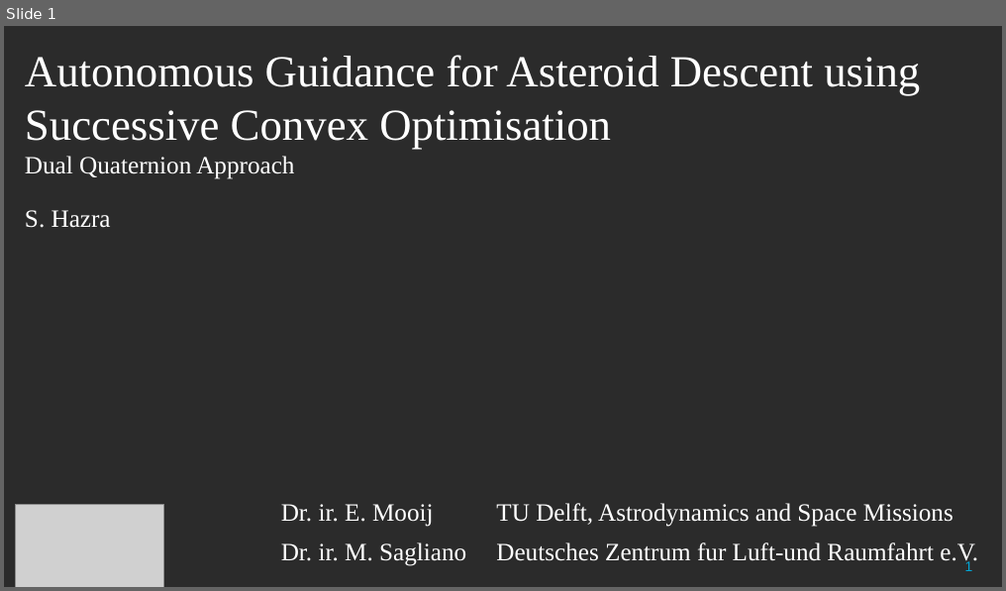
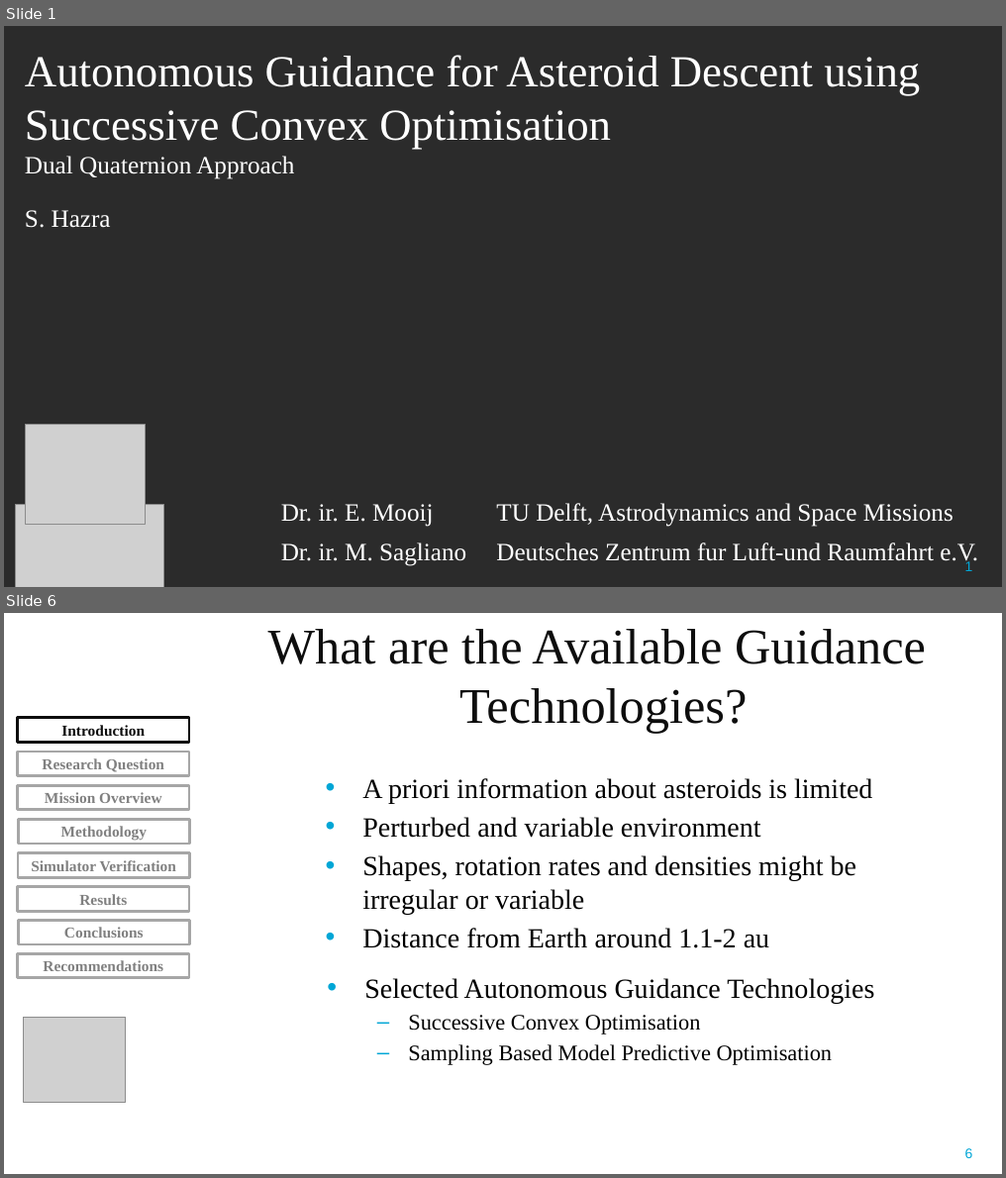
Before and after one commit to ShriyaH/Thesis, a slide deck: defense_presentation.pptx. Shown one above the other, each under a label of ours: slide 1 before the commit, slides 1 and 6 after it; the slides between them are not shown. The pictures are 1006x591 and 1006x1178 pixels, drawn with LibreOffice and Linux fonts; fonts in the diff are those of the drawing; grey boxes stand for pictures; background and template pictures are left out; a plain dark background stands for a picture behind light text. Boxes give left, top, right and bottom in pixels: in the first picture for what was removed or moved away, otherwise in the second. Text is boxed around its words. In the diff, an @@ line names an element or a change of style, - is before the commit and + after.

```diff
--- a/defense_presentation.pptx
+++ b/defense_presentation.pptx
@@ slide 6 added at <box>4,613,1002,1174</box>, background #FFFFFF; not listed: 1 template element that a slide beside it also shows @@
@@ title added at <box>268,629,926,734</box>, 36 pt, text #0D0D0D @@
+What are the Available Guidance Technologies?
@@ rectangle added at <box>18,718,189,742</box>, outline #0D0D0D 2 pt, 11 pt, text #0D0D0D, bold @@
+Introduction
@@ rectangle added at <box>18,752,189,775</box>, outline #A6A6A6 2 pt, 11 pt, text #808080, bold @@
+Research Question
@@ rectangle added at <box>18,785,189,810</box>, outline #A6A6A6 2 pt, 11 pt, text #808080, bold @@
+Mission Overview
@@ text added at <box>362,778,872,949</box>, 20 pt, text #000000 @@
+• A priori information about asteroids is limited
+• Perturbed and variable environment
+• Shapes, rotation rates and densities might be irregular or variable
+• Distance from Earth around 1.1-2 au
@@ rectangle added at <box>18,820,189,844</box>, outline #A6A6A6 2 pt, 11 pt, text #808080, bold @@
+Methodology
@@ rectangle added at <box>18,854,189,877</box>, outline #A6A6A6 2 pt, 11 pt, text #808080, bold @@
+Simulator Verification
@@ rectangle added at <box>18,887,189,911</box>, outline #A6A6A6 2 pt, 11 pt, text #808080, bold @@
+Results
@@ rectangle added at <box>18,920,189,945</box>, outline #A6A6A6 2 pt, 11 pt, text #808080, bold @@
+Conclusions
@@ rectangle added at <box>18,954,189,977</box>, outline #A6A6A6 2 pt, 11 pt, text #808080, bold @@
+Recommendations
@@ text added at <box>364,978,874,1065</box>, 16 pt, text #000000 @@
+• Selected Autonomous Guidance Technologies
+  – Successive Convex Optimisation
+  – Sampling Based Model Predictive Optimisation
@@ picture added at <box>24,1017,126,1102</box> @@
@@ slide 1 changed as well @@
@@ picture added at <box>25,424,145,524</box> @@
```
Also in this commit, not shown: 8 other slides changed, 21 other slides added, 26 slides removed, 3 other files.
